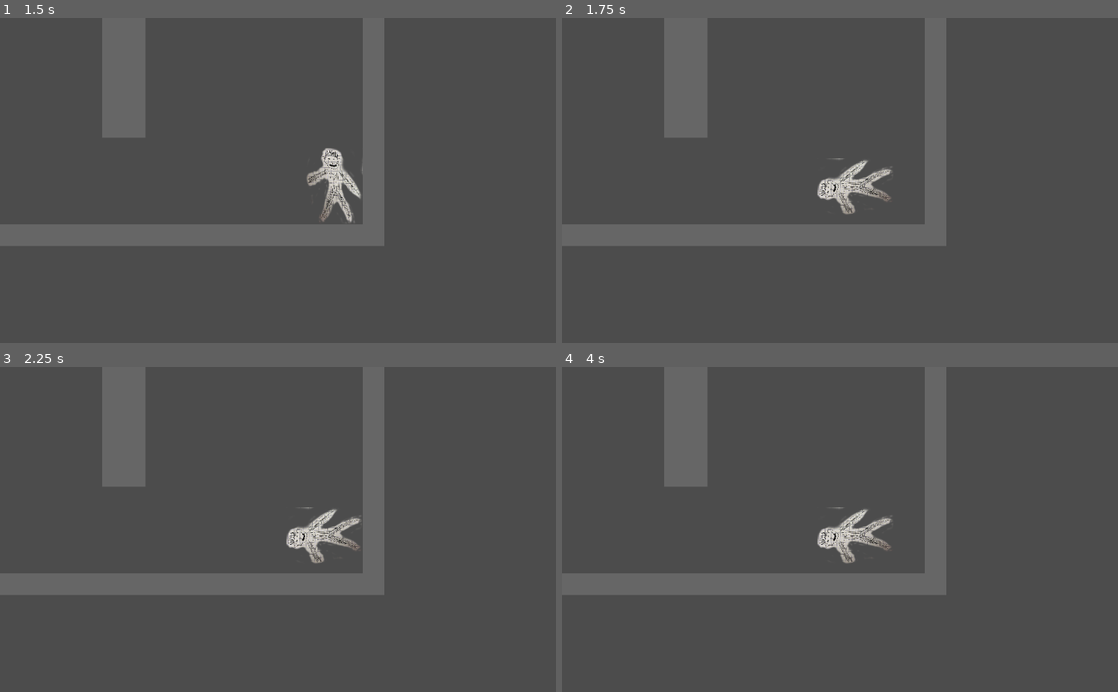
Above: before the commit, frames 1-4 (two rows, left to right).
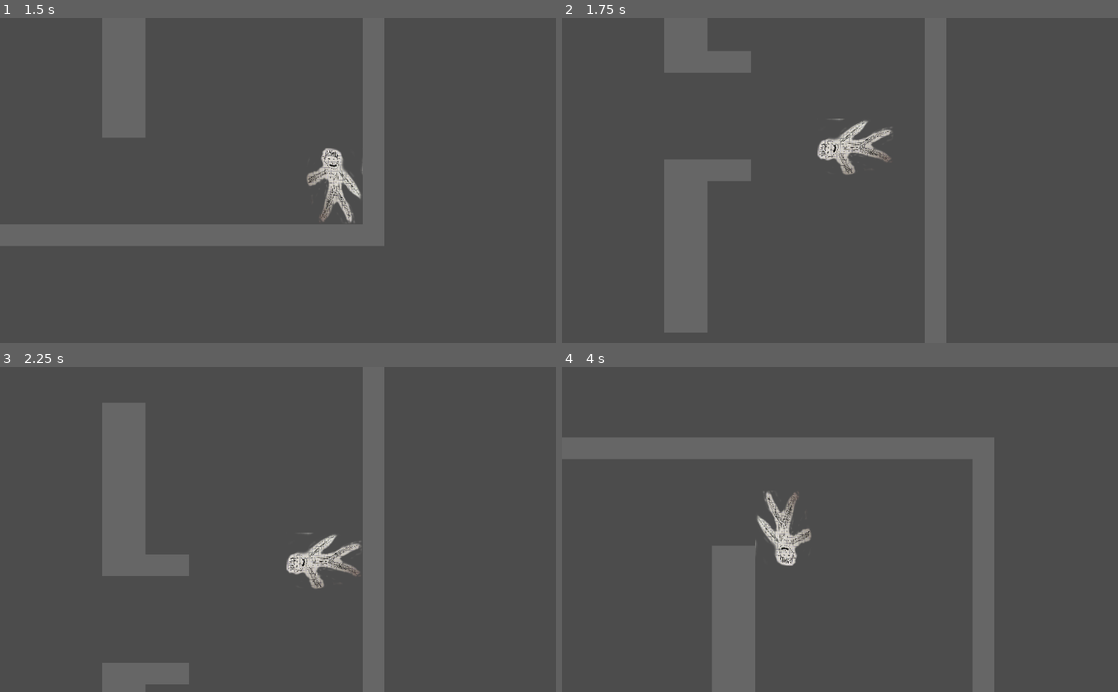
Above: after the commit, the same moments.

Repository: glitchcore/pick-the-lock
Game: Godot game, scene res://Scenes/LockTest.tscn
Two runs of this game, one before a commit and one after it. Both use one fixed random seed, a clock stepped at 60 frames per second and the inputs below.
Inputs:
- Up to frame 1 (1.5 s): hold Right (ui_right) from 0.53 s (still down); tap Space (jump) at 0.77 s
- Up to frame 2 (1.75 s): keep holding Right (ui_right); tap Space (jump) at 1.52 s
- Up to frame 3 (2.25 s): release Right (ui_right) at 2.03 s; hold Left (ui_left) from 2.03 s (still down)
- Up to frame 4 (4 s): release Left (ui_left) at 2.78 s; hold Right (ui_right) from 2.78 s (still down); tap Space (jump) at 3.02, 3.77 s

Frame 1 is identical in both runs. In frame 2, 13% of the frame differs, in the area x 0-70%, y 10-100%; in frame 3, 11%; in frame 4, 20%, in the area x 0-78%, y 0-100%.

Commit message:
two button ui

Diff:
--- a/Actors/Player.gd
+++ b/Actors/Player.gd
@@ -25,20 +25,18 @@
 			gravity_mask = normal
 			rotate(rotate_angle)
 
-			if abs(gravity_mask.x) > abs(gravity_mask.y):
-				ui_mask = Vector2(0, 1)
-			else:
-				ui_mask = Vector2(1, 0)
+			ui_mask = gravity_mask.rotated(-PI/2)
 
 func calculate_ui_movement():
-	var ui_direction = Vector2.ZERO
-	ui_direction.x = (Input.get_action_strength("ui_right")
-		- Input.get_action_strength("ui_left"))
-	ui_direction.y = (Input.get_action_strength("ui_down")
-		- Input.get_action_strength("ui_up"))
+	var input = Input.get_axis("ui_left", "ui_right")
 
-	velocity = ((speed * ui_direction * ui_mask) +
-		velocity * (Vector2.ONE - ui_mask))
+	#ui_direction.x = (Input.get_action_strength("ui_right")
+	#	- Input.get_action_strength("ui_left"))
+	#ui_direction.y = (Input.get_action_strength("ui_down")
+	#	- Input.get_action_strength("ui_up"))
+
+	velocity = ((speed * input * ui_mask) +
+		velocity * Vector2(1 - abs(ui_mask.x), 1 - abs(ui_mask.y)))
 
 # calculate jump is anti-gravity action
 func calculate_jump():
